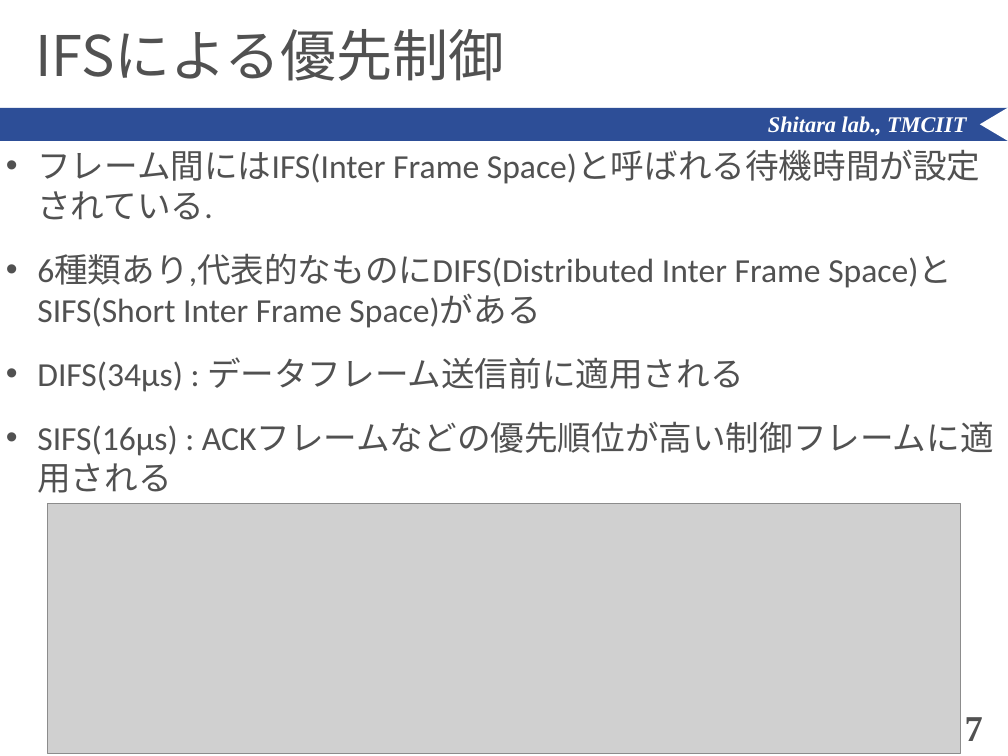
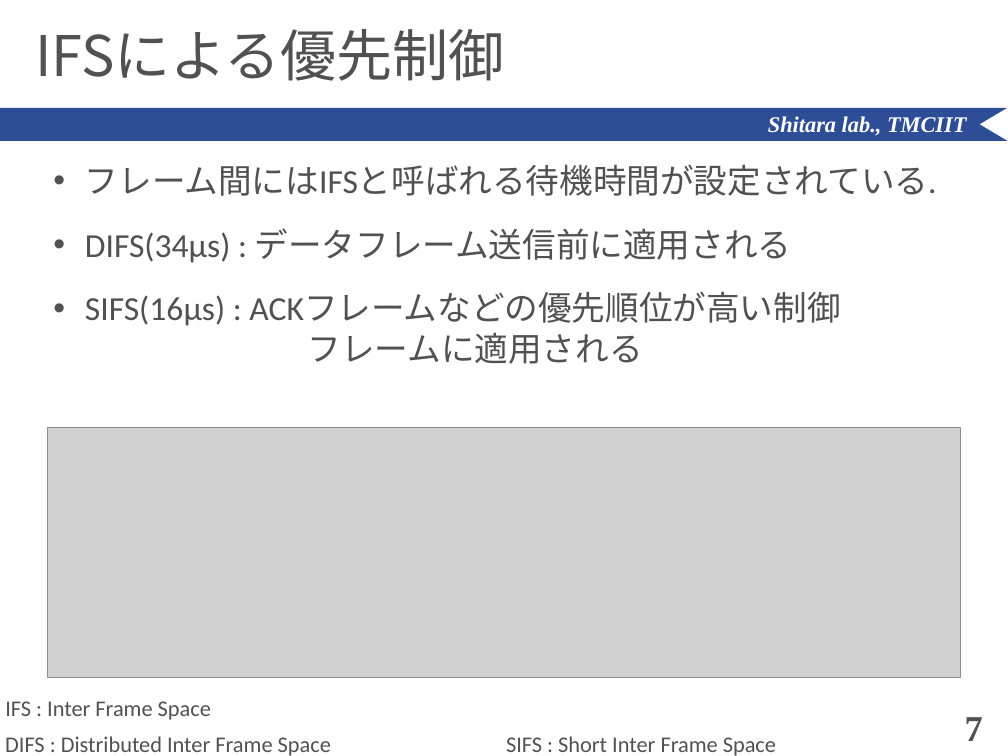
Before and after one commit to ShitaLab-TMCIT/IEEE802.11simulator, a slide deck: slide 7 of paper/pwp_tmp_shiralab.pptx. Drawn at 1008x756 pixels with LibreOffice and Linux fonts; fonts in the diff are those of the drawing; grey boxes stand for pictures. Boxes give left, top, right and bottom in pixels: in the first picture for what was removed or moved away, otherwise in the second. Text is boxed around its words. In the diff, an @@ line names an element or a change of style, - is before the commit and + after.

```diff
--- a/paper/pwp_tmp_shiralab.pptx
+++ b/paper/pwp_tmp_shiralab.pptx
@@ text "フレーム間にはIFSと呼ばれる待機時間が設定されている.": place and size @@
-text "フレーム間にはIFSと呼ばれる待機時間が設定されている." at box(37, 150, 981, 456)
+text "フレーム間にはIFSと呼ばれる待機時間が設定されている." at box(85, 164, 937, 364)
@@ text at box(85, 164, 937, 196): text changed @@
-• フレーム間にはIFS(Inter Frame Space)と呼ばれる待機時間が設定されている.
-• 6種類あり,代表的なものにDIFS(Distributed Inter Frame Space)とSIFS(Short Inter Frame Space)がある
+• フレーム間にはIFSと呼ばれる待機時間が設定されている.
@@ text at box(85, 293, 840, 364): text changed @@
-• SIFS(16μs) : ACKフレームなどの優先順位が高い制御フレームに適用される
+• SIFS(16μs) : ACKフレームなどの優先順位が高い制御
+    フレームに適用される
@@ picture: place and size @@
-picture at box(47, 504, 961, 754)
+picture at box(47, 427, 961, 677)
@@ text added at box(5, 701, 211, 720), 16 pt, text #515151 @@
+IFS : Inter Frame Space
@@ text added at box(5, 736, 331, 756), 16 pt, text #515151 @@
+DIFS : Distributed Inter Frame Space
@@ text added at box(506, 736, 776, 756), 16 pt, text #515151 @@
+SIFS : Short Inter Frame Space
```
Also in this commit, not shown: 9 other slides changed, 4 slides added, 1 slide removed, 15 other files.
